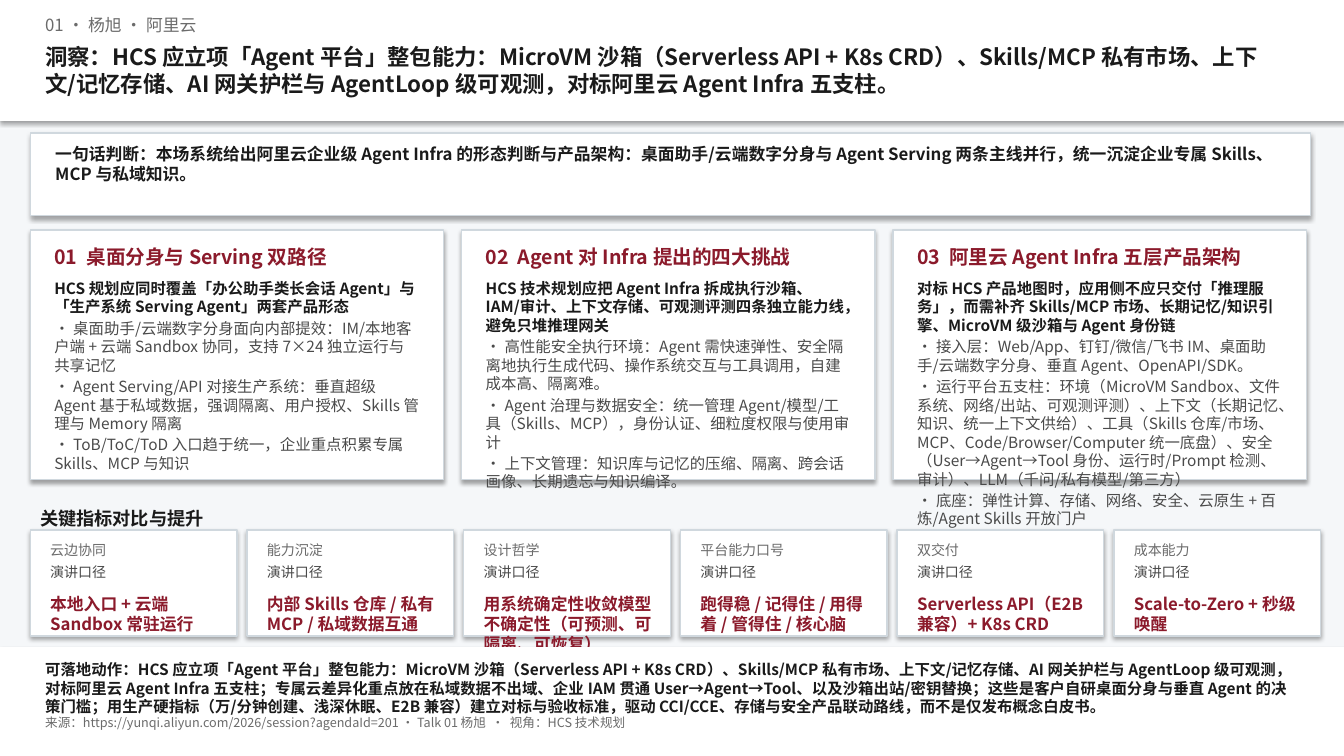
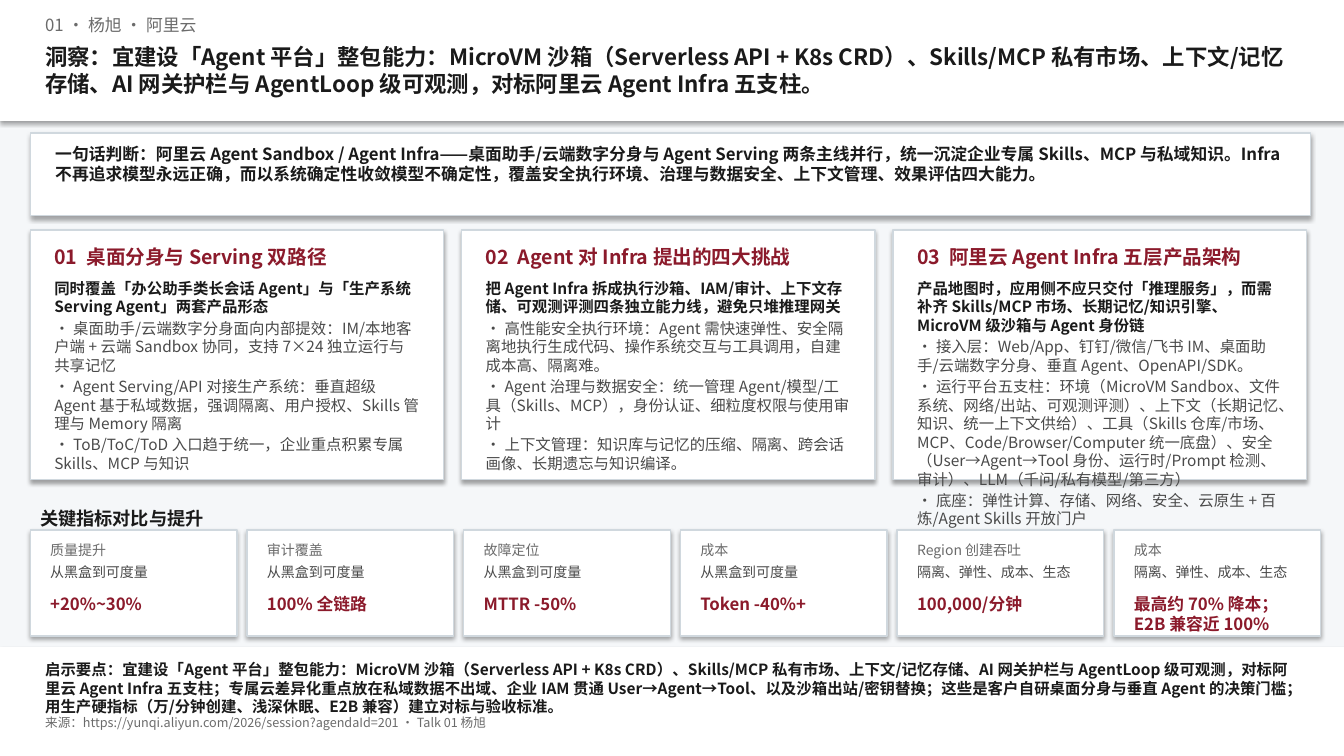
Before and after one commit to Annie-Summer/Kthena, a slide deck: slide 1 of yunqi-2026-agenda-201/docs/洞察一页-01-企业级大规模 Agent Infra 解决方案最佳实践.pptx. Drawn at 1344x756 pixels with LibreOffice and Linux fonts; fonts in the diff are those of the drawing. Boxes give left, top, right and bottom in pixels: in the first picture for what was removed or moved away, otherwise in the second. Text is boxed around its words. In the diff, an @@ line names an element or a change of style, - is before the commit and + after.

```diff
--- a/yunqi-2026-agenda-201/docs/洞察一页-01-企业级大规模 Agent Infra 解决方案最佳实践.pptx
+++ b/yunqi-2026-agenda-201/docs/洞察一页-01-企业级大规模 Agent Infra 解决方案最佳实践.pptx
@@ text at bbox=[45, 46, 1283, 98]: text changed @@
-洞察：HCS 应立项「Agent 平台」整包能力：MicroVM 沙箱（Serverless API + K8s CRD）、Skills/MCP 私有市场、上下文/记忆存储、AI 网关护栏与 AgentLoop 级可观测，对标阿里云 Agent Infra 五支柱。
+洞察：宜建设「Agent 平台」整包能力：MicroVM 沙箱（Serverless API + K8s CRD）、Skills/MCP 私有市场、上下文/记忆存储、AI 网关护栏与 AgentLoop 级可观测，对标阿里云 Agent Infra 五支柱。
@@ text at bbox=[55, 145, 1280, 182]: text changed @@
-一句话判断：本场系统给出阿里云企业级 Agent Infra 的形态判断与产品架构：桌面助手/云端数字分身与 Agent Serving 两条主线并行，统一沉淀企业专属 Skills、MCP 与私域知识。
+一句话判断：阿里云 Agent Sandbox / Agent Infra——桌面助手/云端数字分身与 Agent Serving 两条主线并行，统一沉淀企业专属 Skills、MCP 与私域知识。Infra 不再追求模型永远正确，而以系统确定性收敛模型不确定性，覆盖安全执行环境、治理与数据安全、上下文管理、效果评估四大能力。
@@ text at bbox=[54, 281, 411, 316]: text changed @@
-HCS 规划应同时覆盖「办公助手类长会话 Agent」与「生产系统 Serving Agent」两套产品形态
+同时覆盖「办公助手类长会话 Agent」与「生产系统 Serving Agent」两套产品形态
@@ text at bbox=[486, 279, 842, 314]: text changed @@
-HCS 技术规划应把 Agent Infra 拆成执行沙箱、IAM/审计、上下文存储、可观测评测四条独立能力线，避免只堆推理网关
+把 Agent Infra 拆成执行沙箱、IAM/审计、上下文存储、可观测评测四条独立能力线，避免只堆推理网关
@@ text at bbox=[917, 281, 1272, 335]: text changed @@
-对标 HCS 产品地图时，应用侧不应只交付「推理服务」，而需补齐 Skills/MCP 市场、长期记忆/知识引擎、MicroVM 级沙箱与 Agent 身份链
+产品地图时，应用侧不应只交付「推理服务」，而需补齐 Skills/MCP 市场、长期记忆/知识引擎、MicroVM 级沙箱与 Agent 身份链
@@ text at bbox=[50, 543, 106, 556]: text changed @@
-云边协同
+质量提升
@@ text at bbox=[50, 565, 148, 578]: text changed @@
-演讲口径
+从黑盒到可度量
@@ text at bbox=[267, 543, 323, 556]: text changed @@
-能力沉淀
+审计覆盖
@@ text at bbox=[267, 565, 365, 578]: text changed @@
-演讲口径
+从黑盒到可度量
@@ text at bbox=[484, 543, 540, 556]: text changed @@
-设计哲学
+故障定位
@@ text at bbox=[484, 565, 582, 578]: text changed @@
-演讲口径
+从黑盒到可度量
@@ text at bbox=[700, 543, 728, 556]: text changed @@
-平台能力口号
+成本
@@ text at bbox=[700, 565, 798, 578]: text changed @@
-演讲口径
+从黑盒到可度量
@@ text at bbox=[917, 543, 1021, 559]: text changed @@
-双交付
+Region 创建吞吐
@@ text at bbox=[917, 565, 1071, 578]: text changed @@
-演讲口径
+隔离、弹性、成本、生态
@@ text at bbox=[1134, 543, 1162, 556]: text changed @@
-成本能力
+成本
@@ text at bbox=[1134, 565, 1288, 578]: text changed @@
-演讲口径
+隔离、弹性、成本、生态
@@ text at bbox=[50, 597, 142, 611]: text changed @@
-本地入口 + 云端 Sandbox 常驻运行
++20%~30%
@@ text at bbox=[267, 596, 367, 612]: text changed @@
-内部 Skills 仓库 / 私有 MCP / 私域数据互通
+100% 全链路
@@ text at bbox=[484, 597, 576, 611]: text changed @@
-用系统确定性收敛模型不确定性（可预测、可隔离、可恢复）
+MTTR -50%
@@ text at bbox=[700, 596, 806, 611]: text changed @@
-跑得稳 / 记得住 / 用得着 / 管得住 / 核心脑
+Token -40%+
@@ text at bbox=[917, 595, 1022, 614]: text changed @@
-Serverless API（E2B 兼容）+ K8s CRD
+100,000/分钟
@@ text at bbox=[1134, 595, 1278, 632]: text changed @@
-Scale-to-Zero + 秒级唤醒
+最高约 70% 降本；E2B 兼容近 100%
@@ text at bbox=[45, 662, 1302, 717]: text changed @@
-可落地动作：HCS 应立项「Agent 平台」整包能力：MicroVM 沙箱（Serverless API + K8s CRD）、Skills/MCP 私有市场、上下文/记忆存储、AI 网关护栏与 AgentLoop 级可观测，对标阿里云 Agent Infra 五支柱；专属云差异化重点放在私域数据不出域、企业 IAM 贯通 User→Agent→Tool、以及沙箱出站/密钥替换；这些是客户自研桌面分身与垂直 Agent 的决策门槛；用生产硬指标（万/分钟创建、浅深休眠、E2B 兼容）建立对标与验收标准，驱动 CCI/CCE、存储与安全产品联动路线，而不是仅发布概念白皮书。
+启示要点：宜建设「Agent 平台」整包能力：MicroVM 沙箱（Serverless API + K8s CRD）、Skills/MCP 私有市场、上下文/记忆存储、AI 网关护栏与 AgentLoop 级可观测，对标阿里云 Agent Infra 五支柱；专属云差异化重点放在私域数据不出域、企业 IAM 贯通 User→Agent→Tool、以及沙箱出站/密钥替换；这些是客户自研桌面分身与垂直 Agent 的决策门槛；用生产硬指标（万/分钟创建、浅深休眠、E2B 兼容）建立对标与验收标准。
@@ text at bbox=[45, 714, 486, 730]: text changed @@
-来源：https://yunqi.aliyun.com/2026/session?agendaId=201 · Talk 01 杨旭 · 视角：HCS 技术规划
+来源：https://yunqi.aliyun.com/2026/session?agendaId=201 · Talk 01 杨旭
```
Also in this commit, not shown: 22 other files.
